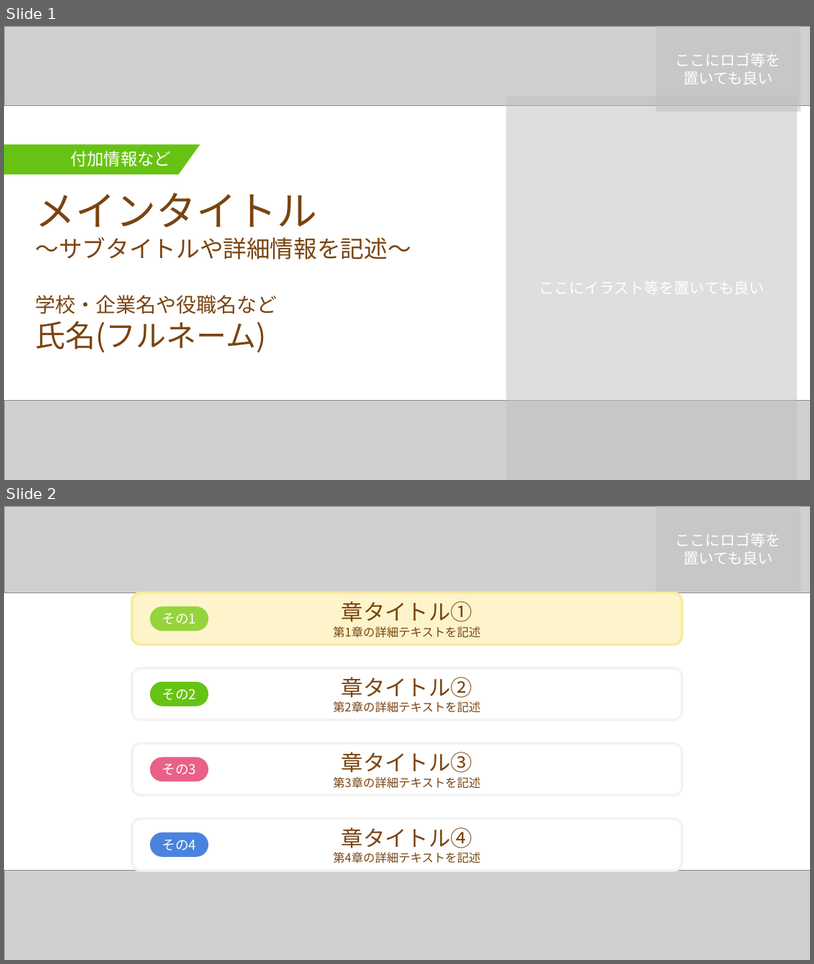
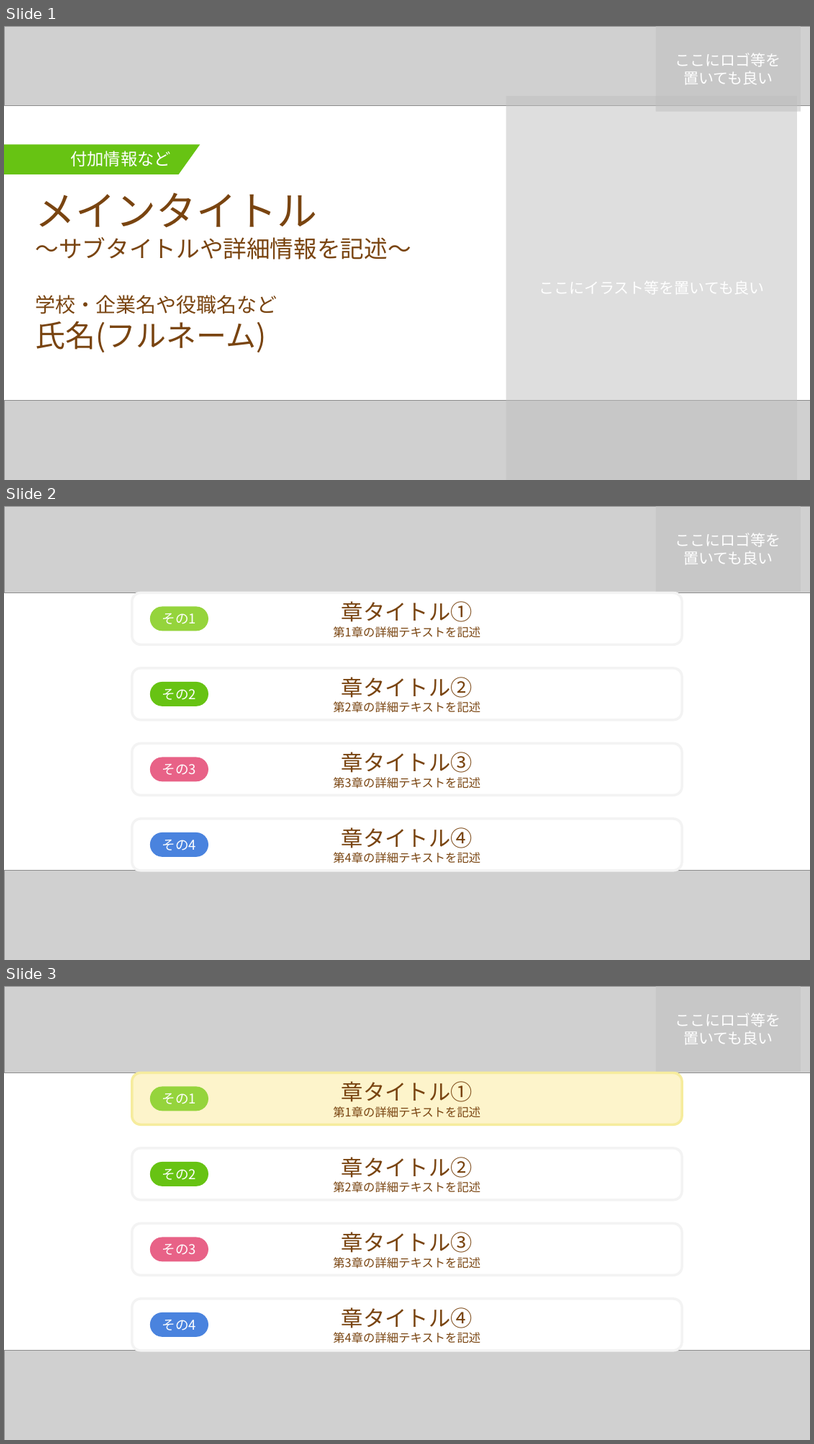
Before and after one commit to ByakkoMatsumiya/SenagaPowerPointTemplates, a slide deck: UmamusumeStyle/UmamusumeStyle.pptx. Shown one above the other, each under a label of ours: slides 1 and 2 before the commit, slides 1, 2 and 3 after it. The pictures are 814x964 and 814x1444 pixels, drawn with LibreOffice and Linux fonts; fonts in the diff are those of the drawing; grey boxes stand for pictures. Boxes give left, top, right and bottom in pixels: in the first picture for what was removed or moved away, otherwise in the second. Text is boxed around its words. In the diff, an @@ line names an element or a change of style, - is before the commit and + after.

Commit message:
アジェンダのテキストを編集しやすいように変更

```diff
--- a/UmamusumeStyle/UmamusumeStyle.pptx
+++ b/UmamusumeStyle/UmamusumeStyle.pptx
@@ slide 2 added at [4, 506, 810, 960], background #FFFFFF @@
@@ picture added at [4, 506, 810, 592] @@
@@ rectangle added at [656, 506, 801, 591], fill #BFBFBF at 50% opacity, 18 pt, text #FFFFFF @@
+ここにロゴ等を
+置いても良い
@@ rounded rectangle added at [132, 592, 683, 644], outline #F3F3F3 3 pt, 14 pt, text #794410 @@
+章タイトル①
+第1章の詳細テキストを記述
@@ rounded rectangle added at [150, 607, 208, 631], fill #95D43C, outline #95D43C 1 pt, 16 pt, text #FFFFFF @@
+その1
@@ rounded rectangle added at [132, 668, 683, 720], outline #F3F3F3 3 pt, 14 pt, text #794410 @@
+章タイトル②
+第2章の詳細テキストを記述
@@ rounded rectangle added at [150, 682, 208, 705], fill #67C313, outline #67C313 1 pt, 16 pt, text #FFFFFF @@
+その2
@@ rounded rectangle added at [132, 743, 683, 795], outline #F3F3F3 3 pt, 14 pt, text #794410 @@
+章タイトル③
+第3章の詳細テキストを記述
@@ rounded rectangle added at [150, 758, 208, 781], fill #E86287, outline #E86287 1 pt, 16 pt, text #FFFFFF @@
+その3
@@ rounded rectangle added at [132, 818, 683, 870], outline #F3F3F3 3 pt, 14 pt, text #794410 @@
+章タイトル④
+第4章の詳細テキストを記述
@@ rounded rectangle added at [150, 833, 208, 856], fill #4A83DE, outline #4A83DE 1 pt, 16 pt, text #FFFFFF @@
+その4
@@ picture added at [4, 870, 810, 960] @@
@@ what was slide 2 is now slide 3 @@
```
Also in this commit, not shown: 3 slides changed.
